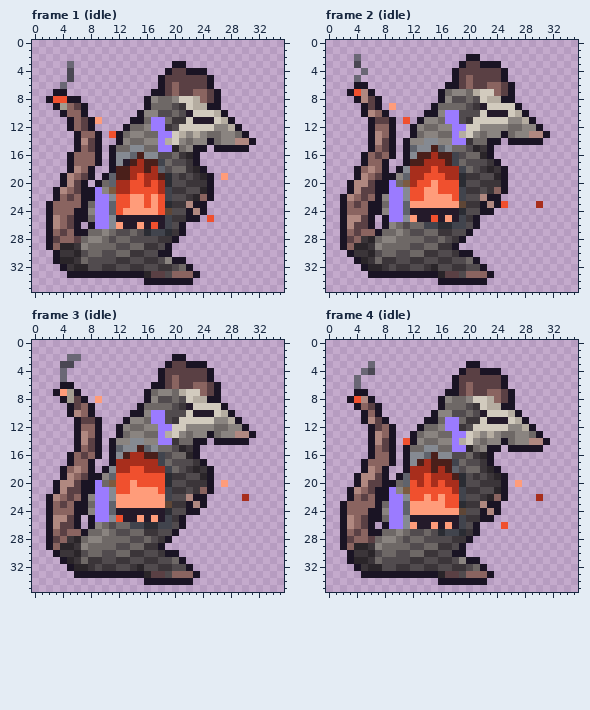
Pixel-art file: tools/art/creatures/kilnshade/kilnshade.aseprite. This is how it looked before the edit.
36x36 pixels, 29 frames. Colours within 5 levels of each other are drawn and written as one. Shown: frame 1 (idle), frame 2 (idle), frame 3 (idle), frame 4 (idle). The commit also changed other frames, which this record leaves out.
Once edited:
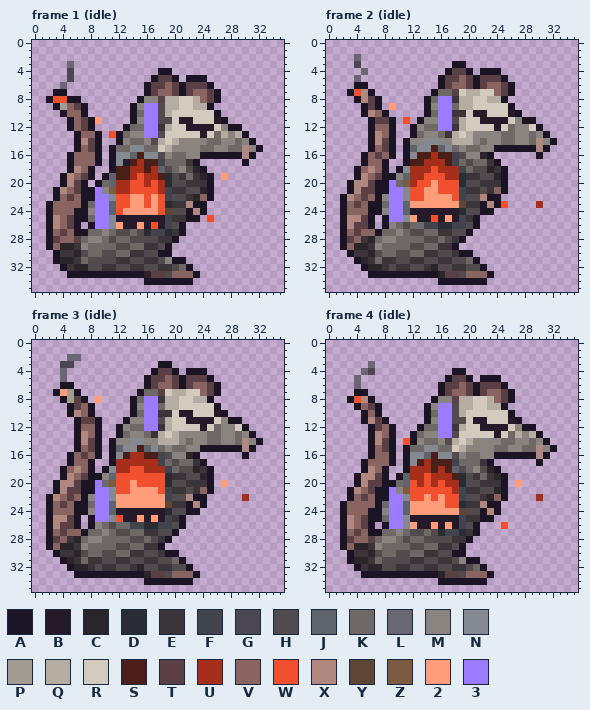
Palette (. is transparent): A #1a1424  B #241a2a  C #2a2529  D #2a2c33  E #3b3539  F #41444d  G #4a4753  H #514b4e  J #5f636c  K #6e6866  L #6a6775  M #8a8480  N #858a92  P #a39c90  Q #b5ada1  R #d2cbbe  S #4a1f1a  T #5a4044  U #a82e1c  V #8a6460  W #f0502e  X #b08880  Y #5e4636  Z #7c5b40  2 #ff9c7a  3 #9b7bff
The exact change:
--- frame 1 (idle), layers "glow", "corpo"
@@ x 12..34 @@
  2 .......................
- 3 ........AA.............
- 4 .......ATTAAA..........
- 5 ......ATTTTTTA.........
- 6 ......ATVTTTTA.........
- 7 .....AATVTTVVTA........
- 8 ....AMKKMRRQVTA........
- 9 ....AKKKHERQQAA........
-10 ...AMMHHKHBRRRQA.......
-11 ..AAK33KEERBBBRQA......
-12 .AKKM33EHRRRRRMMQA.....
-13 AKMMKK33RQMQMKKMMKA....
-14 AMKKMM3QRMKMMAKMMXXA...
-15 KKNNKK33CKMAA.AAAAA....
-16 NNJSNNHHKECA...........
-17 NBSUSSFKHHEA...........
-18 SSUUSUJHKKECA..........
-19 SSUWUUSDHEHECA.2.......
+ 3 .......................
+ 4 ......AA...............
+ 5 .....ATTA.AAA..........
+ 6 ....ATTVTATTTA.........
+ 7 ....ATVVTATVVTA........
+ 8 ...AMMTQQRRQVTA........
+ 9 ..AM33HQQRRQQA.........
+10 ..AK33HQRRRRRRA........
+11 ..AM33HHRBBRRRBA.......
+12 .AKK33EQRRBBBBRMAA.....
+13 AKMM33HRRRRRBRKQMQA....
+14 AMKKMHQRQMMMMKKMMKMA...
+15 KKNNKKRQMMMMKKMMKKXMA..
+16 NNJSNNHMKKMMAAAAAAXA...
+17 NBSUSSFKKKEA......A....
+18 SSUUSUJHKMHCA..........
+19 SSUWUUSDHEKECA.2.......
 20 UUWWUWUDHHEEEA.........
--- frame 2 (idle), layers "glow", "corpo"
@@ x 12..34 @@
  1 .......................
- 2 ........AA.............
- 3 .......ATTAAA..........
- 4 ......ATTTTTTA.........
- 5 ......ATVTTTTA.........
- 6 .....AATVTTVVTA........
- 7 ....AKMMKQRRVTA........
- 8 ....AMHHKHRQQAA........
- 9 ...AKKKKHEBRRRRA.......
-10 ..AAM33HHHRBBBRQA......
-11 .AMMK33HERRRRRMMQA.....
-12 AMKKMM33RRMMMMKKMMA....
-13 AKMMKK3QRMKMMAKMMXXA...
-14 MMNNMM33EKKAA.AAAAA....
-15 JNNSJNKKHCEA...........
-16 NSSUSSFHKKCA...........
-17 SSUUUSFKHHHEA..........
-18 UUUWUUUFKHECEA.........
+ 2 .......................
+ 3 ......AA...............
+ 4 .....ATTA.AAA..........
+ 5 ....ATTVTATTTA.........
+ 6 ....ATVVTATVVTA........
+ 7 ...AKKTRQQRRVTA........
+ 8 ..AK33EQQRRQQA.........
+ 9 ..AM33KQQRRRRRA........
+10 ..AK33EERBBRRRBA.......
+11 .AMM33HQRRBBBBRMAA.....
+12 AMKK33EQRRRRBRKMMRA....
+13 AKMMKEQRQMMMMKKMMKMA...
+14 MMNNMMQQQMKMMKKMMKXMA..
+15 JNNSJNKMKKMMAAAAAAXA...
+16 NSSUSSFHMMCA......A....
+17 SSUUUSFKHKKEA..........
+18 UUUWUUUFKHHCEA.........
 19 UUWWWUUDEEHHCA.........
--- frame 3 (idle), layers "glow", "corpo"
@@ x 12..34 @@
  1 .......................
- 2 ........AA.............
- 3 .......ATTAAA..........
- 4 ......ATTTTTTA.........
- 5 ......ATVTTTTA.........
- 6 .....AATVTTVVTA........
- 7 ....AKMMKQRRVTA........
- 8 ....AMHHKHRQQAA........
- 9 ...AKKKKHEBRRRRA.......
-10 ..AAM33HHHRBBBRQA......
-11 .AMMK33HERRRRRMMQA.....
-12 AMKKMM33RRMMMMKKMMA....
-13 AKMMKK3QRMKMMAKMMXXA...
-14 MMNNMM33EKKAA.AAAAA....
-15 JNNSJNKKHCEA...........
-16 NSUUSSFHKKCA...........
-17 UUUUUUFKHHHEA..........
-18 UUWWUUUFKHECEA.........
+ 2 .......................
+ 3 ......AA...............
+ 4 .....ATTA.AAA..........
+ 5 ....ATTVTATTTA.........
+ 6 ....ATVVTATVVTA........
+ 7 ...AKKTRQQRRVTA........
+ 8 ..AK33EQQRRQQA.........
+ 9 ..AM33KQQRRRRRA........
+10 ..AK33EERBBRRRBA.......
+11 .AMM33HQRRBBBBRMAA.....
+12 AMKK33EQRRRRBRKMMRA....
+13 AKMMKEQRQMMMMKKMMKMA...
+14 MMNNMMQQQMKMMKKMMKXMA..
+15 JNNSJNKMKKMMAAAAAAXA...
+16 NSUUSSFHMMCA......A....
+17 UUUUUUFKHKKEA..........
+18 UUWWUUUFKHHCEA.........
 19 WWWWWWWDEEHHCA.........
--- frame 4 (idle), layers "glow", "corpo"
@@ x 12..34 @@
  2 .......................
- 3 ........AA.............
- 4 .......ATTAAA..........
- 5 ......ATTTTTTA.........
- 6 ......ATVTTTTA.........
- 7 .....AATVTTVVTA........
- 8 ....AMKKMRRQVTA........
- 9 ....AKKKHERQQAA........
-10 ...AMMHHKHBRRRQA.......
-11 ..AAK33KEERBBBRQA......
-12 .AKKM33EHRRRRRMMQA.....
-13 AKMMKK33RQMQMKKMMKA....
-14 AMKKMM3QRMKMMAKMMXXA...
-15 KKNNKK33CKMAA.AAAAA....
-16 NNJSNNHHKECA...........
-17 NSUSSSFKHHEA...........
-18 UUUSUSJHKKECA..........
-19 UUWUUUSDHEHECA.........
+ 3 .......................
+ 4 ......AA...............
+ 5 .....ATTA.AAA..........
+ 6 ....ATTVTATTTA.........
+ 7 ....ATVVTATVVTA........
+ 8 ...AMMTQQRRQVTA........
+ 9 ..AM33HQQRRQQA.........
+10 ..AK33HQRRRRRRA........
+11 ..AM33HHRBBRRRBA.......
+12 .AKK33EQRRBBBBRMAA.....
+13 AKMM33HRRRRRBRKQMQA....
+14 AMKKMHQRQMMMMKKMMKMA...
+15 KKNNKKRQMMMMKKMMKKXMA..
+16 NNJSNNHMKKMMAAAAAAXA...
+17 NSUSSSFKKKEA......A....
+18 UUUSUSJHKMHCA..........
+19 UUWUUUSDHEKECA.........
 20 WUWUWUUDHHEEEA.2.......
